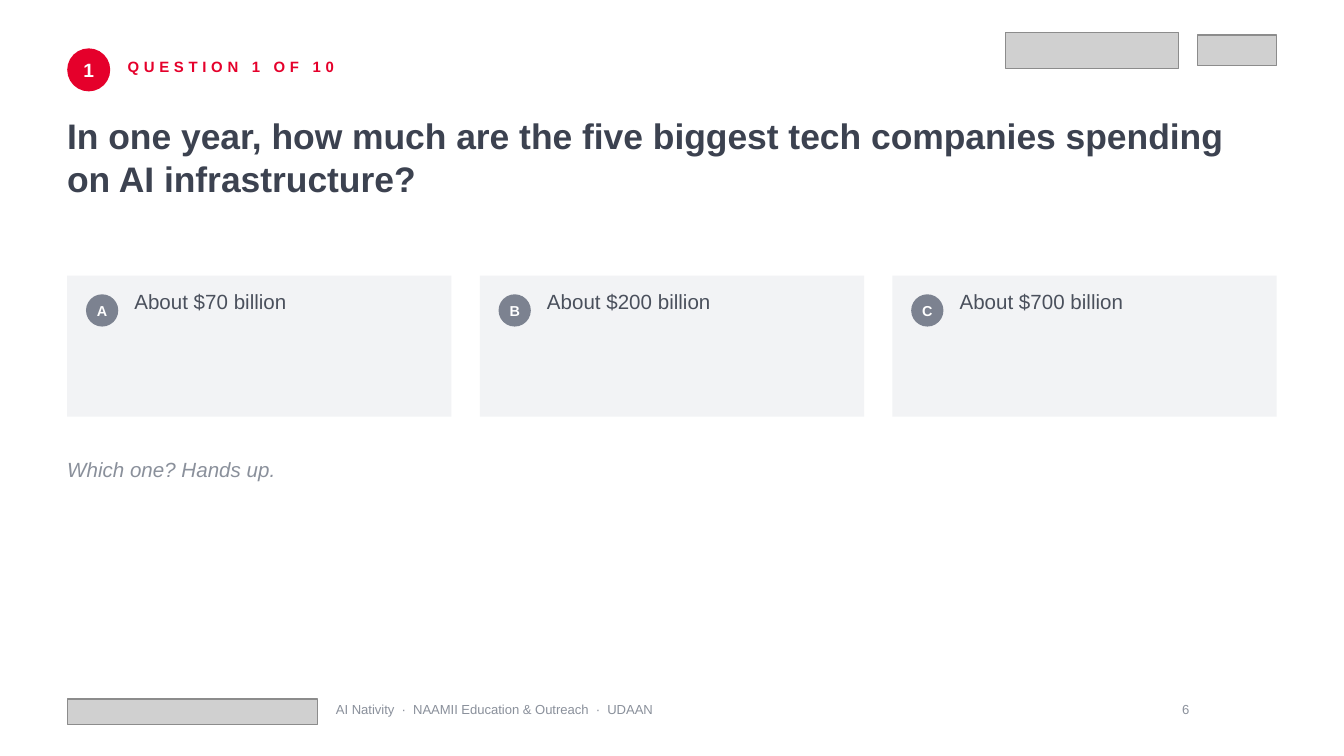
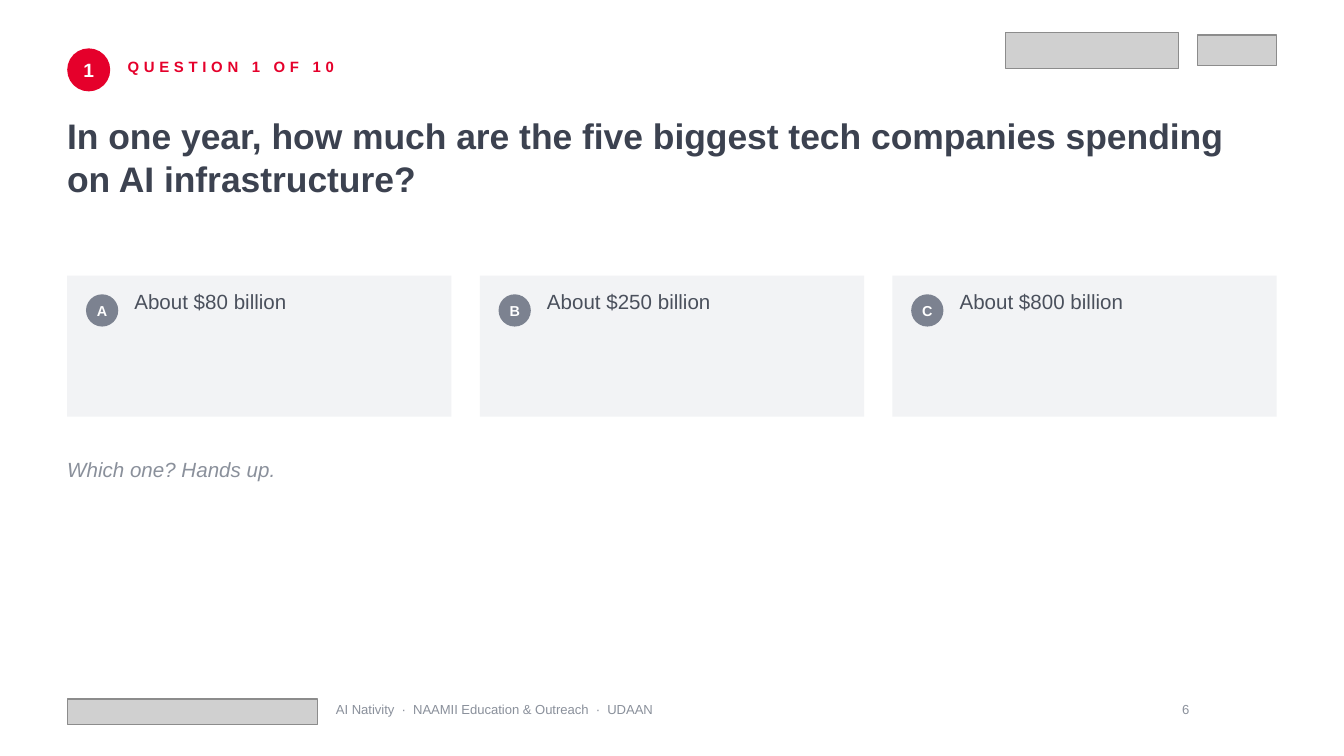
Before and after one commit to gitparihub-NAAMII/EU-UDAAN, a slide deck: slide 6 of AI Native/6-workshops/ai-nativity-2026/final/deck/ai-nativity-2026.pptx. Drawn at 1344x756 pixels with LibreOffice and Linux fonts; fonts in the diff are those of the drawing; grey boxes stand for pictures; background and template pictures are left out. Boxes give left, top, right and bottom in pixels: in the first picture for what was removed or moved away, otherwise in the second. Text is boxed around its words. In the diff, an @@ line names an element or a change of style, - is before the commit and + after.

```diff
--- a/AI Native/6-workshops/ai-nativity-2026/final/deck/ai-nativity-2026.pptx
+++ b/AI Native/6-workshops/ai-nativity-2026/final/deck/ai-nativity-2026.pptx
@@ text at <box>134,294,287,311</box>: text changed @@
-About $70 billion
+About $80 billion
@@ text at <box>547,294,711,311</box>: text changed @@
-About $200 billion
+About $250 billion
@@ text at <box>960,294,1123,311</box>: text changed @@
-About $700 billion
+About $800 billion
```
Also in this commit, not shown: 15 other slides changed, 5 other files.
